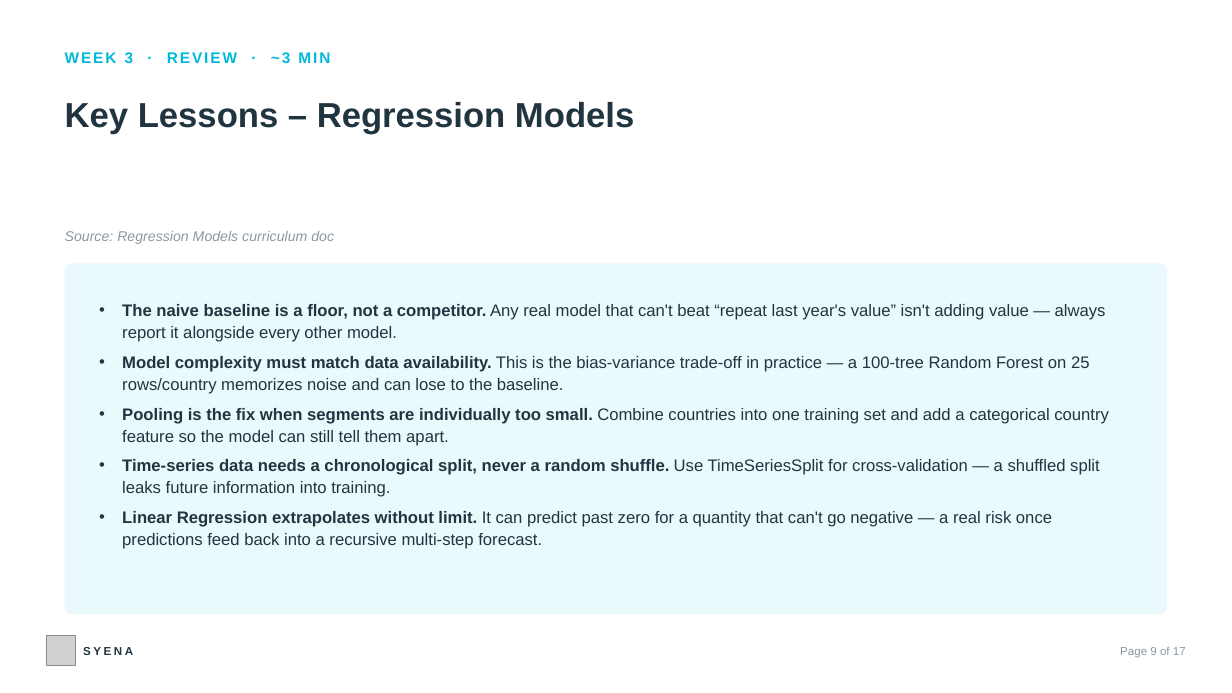
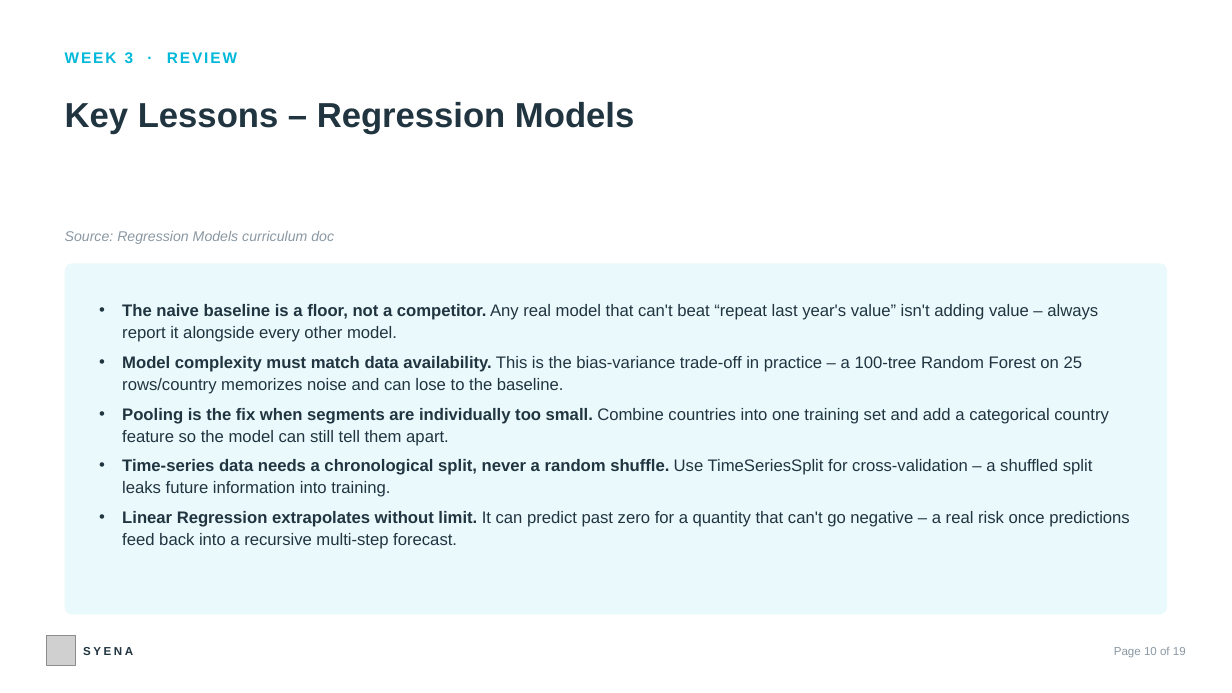
Before and after one commit to sauparnasarkar/climate-emissions-analysis-project, a slide deck: slide 10 of climate-dashboard-react/public/GHG_Internship_Review_QA_Deck.pptx (slide 9 before the commit). Drawn at 1232x693 pixels with LibreOffice and Linux fonts; fonts in the diff are those of the drawing; grey boxes stand for pictures. Boxes give left, top, right and bottom in pixels: in the first picture for what was removed or moved away, otherwise in the second. Text is boxed around its words. In the diff, an @@ line names an element or a change of style, - is before the commit and + after.

```diff
--- a/climate-dashboard-react/public/GHG_Internship_Review_QA_Deck.pptx
+++ b/climate-dashboard-react/public/GHG_Internship_Review_QA_Deck.pptx
@@ text at box(65, 52, 237, 63): text changed @@
-WEEK 3 · REVIEW · ~3 MIN
+WEEK 3 · REVIEW
@@ text in rounded rectangle at box(122, 304, 1098, 394): text changed @@
-• The naive baseline is a floor, not a competitor. Any real model that can't beat “repeat last year's value” isn't adding value — always report it alongside every other model.
-• Model complexity must match data availability. This is the bias-variance trade-off in practice — a 100-tree Random Forest on 25 rows/country memorizes noise and can lose to the baseline.
+• The naive baseline is a floor, not a competitor. Any real model that can't beat “repeat last year's value” isn't adding value – always report it alongside every other model.
+• Model complexity must match data availability. This is the bias-variance trade-off in practice – a 100-tree Random Forest on 25 rows/country memorizes noise and can lose to the baseline.
@@ text in rounded rectangle at box(122, 459, 1129, 549): text changed @@
-• Time-series data needs a chronological split, never a random shuffle. Use TimeSeriesSplit for cross-validation — a shuffled split leaks future information into training.
-• Linear Regression extrapolates without limit. It can predict past zero for a quantity that can't go negative — a real risk once predictions feed back into a recursive multi-step forecast.
+• Time-series data needs a chronological split, never a random shuffle. Use TimeSeriesSplit for cross-validation – a shuffled split leaks future information into training.
+• Linear Regression extrapolates without limit. It can predict past zero for a quantity that can't go negative – a real risk once predictions feed back into a recursive multi-step forecast.
@@ text at box(1114, 647, 1186, 657): text changed @@
-Page 9 of 17
+Page 10 of 19
```
Also in this commit, not shown: 16 other slides changed, 2 slides added.
